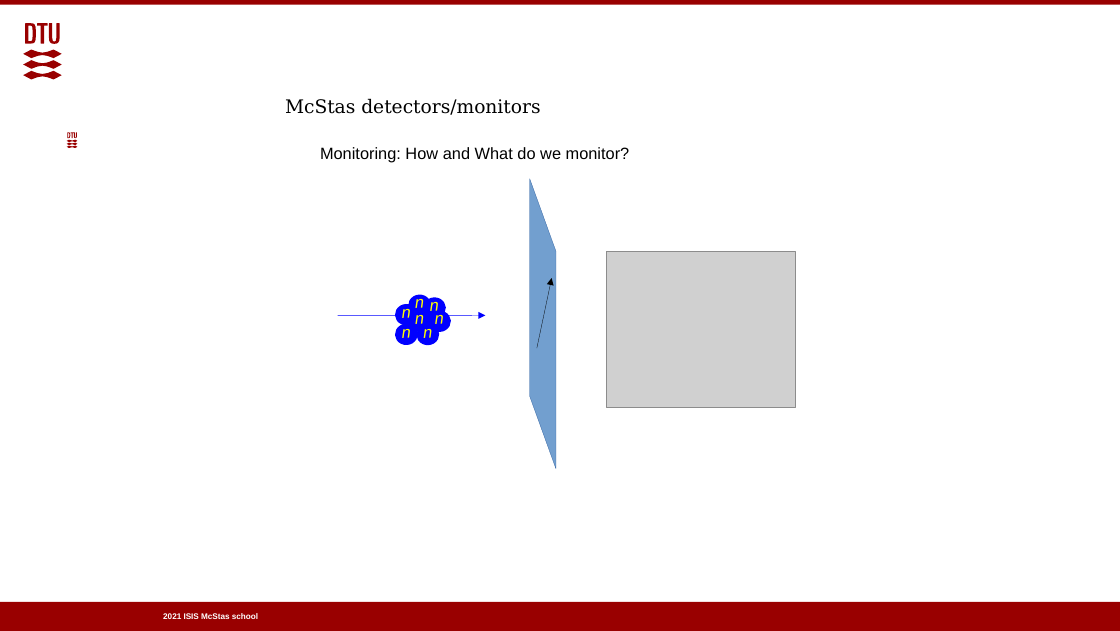
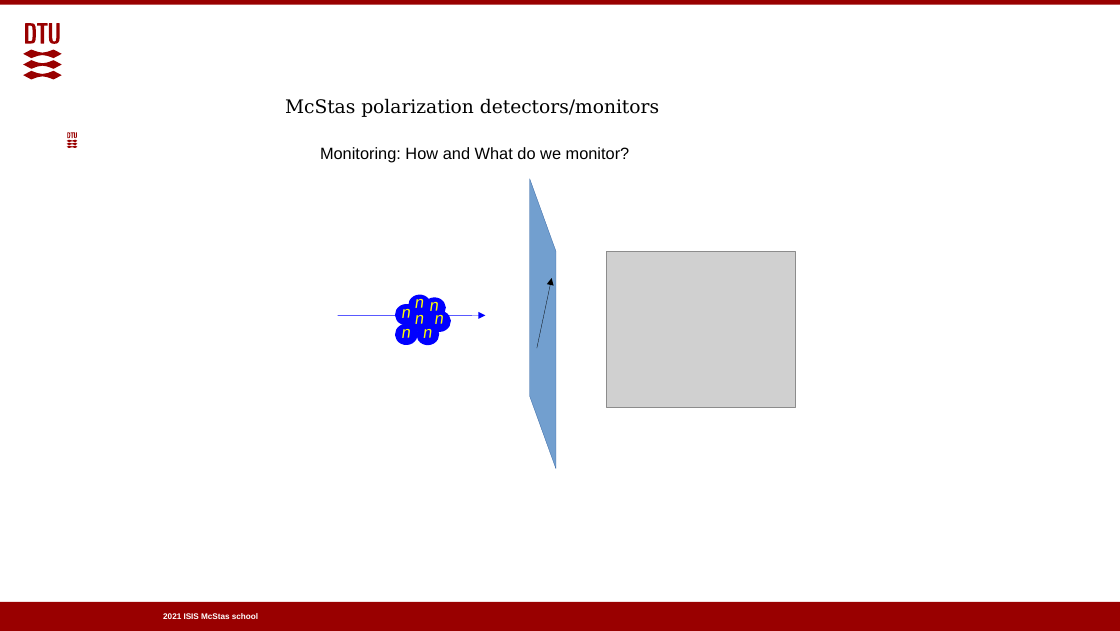
Before and after one commit to McStasMcXtrace/Schools, a slide deck: slide 4 of ISIS_April_2021/Wednesday_April_14th/1_Polarisation,_Optim_tools/Polarised_neutrons_in_McStas.odp. Drawn at 1120x631 pixels with LibreOffice and Linux fonts; fonts in the diff are those of the drawing; grey boxes stand for pictures; background and template pictures are left out. Boxes give left, top, right and bottom in pixels: in the first picture for what was removed or moved away, otherwise in the second. Text is boxed around its words. In the diff, an @@ line names an element or a change of style, - is before the commit and + after.

```diff
--- a/ISIS_April_2021/Wednesday_April_14th/1_Polarisation,_Optim_tools/Polarised_neutrons_in_McStas.odp
+++ b/ISIS_April_2021/Wednesday_April_14th/1_Polarisation,_Optim_tools/Polarised_neutrons_in_McStas.odp
@@ text at bbox=[285, 98, 659, 117]: text changed @@
-McStas detectors/monitors
+McStas polarization detectors/monitors
```
Also in this commit, not shown: 5 other slides changed, 1 slide added, 7 slides removed.
